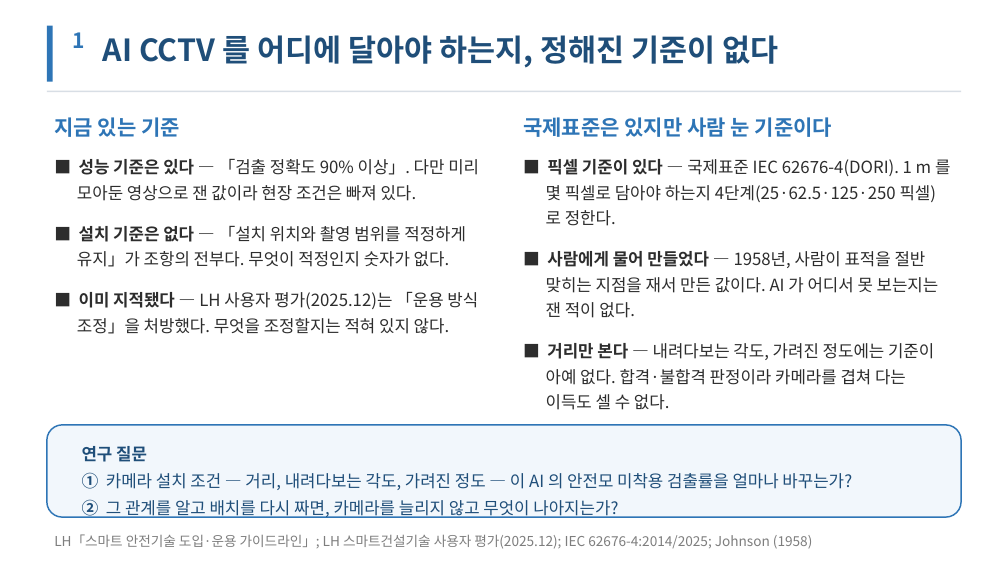
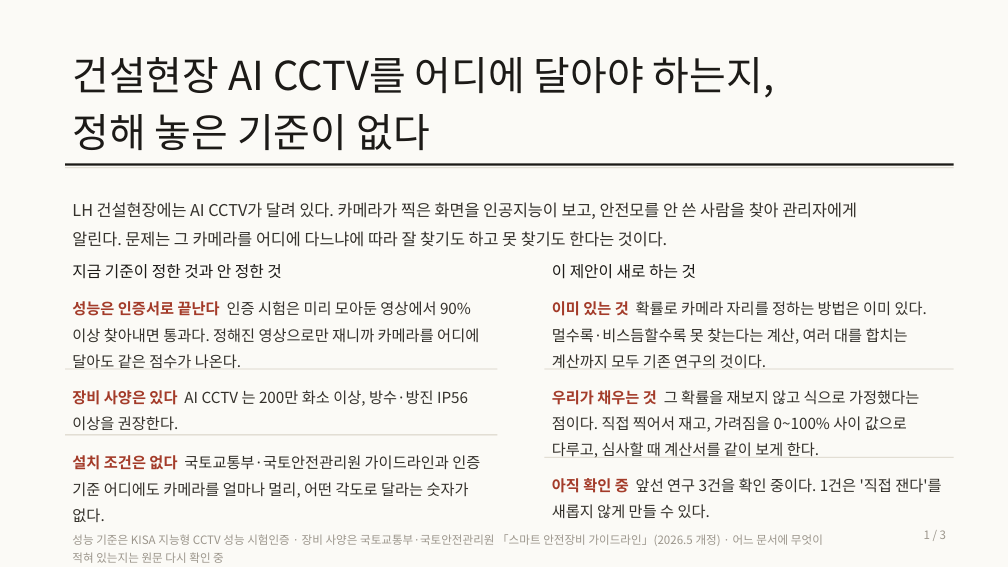
Before and after one commit to pobi04010203/BIGB, a slide deck: slide 1 of outputs/주제설명_3장.pptx. Drawn at 1008x567 pixels with LibreOffice and Linux fonts; fonts in the diff are those of the drawing. Boxes give left, top, right and bottom in pixels: in the first picture for what was removed or moved away, otherwise in the second. Text is boxed around its words. In the diff, an @@ line names an element or a change of style, - is before the commit and + after.

```diff
--- a/outputs/주제설명_3장.pptx
+++ b/outputs/주제설명_3장.pptx
@@ rectangle added at [0,0,1008,567], fill #FBFAF6 @@
@@ rectangle removed at [47,26,52,82] @@
@@ text at [72,57,775,150]: text changed; size 29 to 38 pt; text colour #1F4E79 to #1C1A17; bold off @@
-AI CCTV 를 어디에 달아야 하는지, 정해진 기준이 없다
+건설현장 AI CCTV를 어디에 달아야 하는지,
+정해 놓은 기준이 없다
@@ text removed at [54,117,180,137] @@
-지금 있는 기준
@@ rectangle: place and size @@
-rectangle at [47,91,961,92]
+rectangle at [65,163,954,166]
@@ rectangle at [65,163,954,166]: fill #D8DEE5 to #1C1A17 @@
@@ rectangle added at [65,167,954,168], fill #D5CFC2 @@
@@ text at [72,202,857,247]: text changed; size 20 to 15.5 pt; text colour #2E75B6 to #34312B; bold off @@
-국제표준은 있지만 사람 눈 기준이다
+LH 건설현장에는 AI CCTV가 달려 있다. 카메라가 찍은 화면을 인공지능이 보고, 안전모를 안 쓴 사람을 찾아 관리자에게 알린다. 문제는 그 카메라를 어디에 다느냐에 따라 잘 찾기도 하고 못 찾기도 한다는 것이다.
@@ text at [72,264,281,279]: text changed; size 16 to 15 pt; text colour #2D2D2D to #1C1A17 @@
-■ 성능 기준은 있다 — 「검출 정확도 90% 이상」. 다만 미리 모아둔 영상으로 잰 값이라 현장 조건은 빠져 있다.
-■ 설치 기준은 없다 — 「설치 위치와 촬영 범위를 적정하게 유지」가 조항의 전부다. 무엇이 적정인지 숫자가 없다.
-■ 이미 지적됐다 — LH 사용자 평가(2025.12)는 「운용 방식 조정」을 처방했다. 무엇을 조정할지는 적혀 있지 않다.
+지금 기준이 정한 것과 안 정한 것
@@ text at [552,264,696,279]: text changed; size 16 to 15 pt; text colour #2D2D2D to #1C1A17 @@
-■ 픽셀 기준이 있다 — 국제표준 IEC 62676-4(DORI). 1 m 를 몇 픽셀로 담아야 하는지 4단계(25·62.5·125·250 픽셀)로 정한다.
-■ 사람에게 물어 만들었다 — 1958년, 사람이 표적을 절반 맞히는 지점을 재서 만든 값이다. AI 가 어디서 못 보는지는 잰 적이 없다.
-■ 거리만 본다 — 내려다보는 각도, 가려진 정도에는 기준이 아예 없다. 합격·불합격 판정이라 카메라를 겹쳐 다는 이득도 셀 수 없다.
+이 제안이 새로 하는 것
@@ text added at [72,301,479,369], 14.5 pt, text #34312B @@
+성능은 인증서로 끝난다 인증 시험은 미리 모아둔 영상에서 90% 이상 찾아내면 통과다. 정해진 영상으로만 재니까 카메라를 어디에 달아도 같은 점수가 나온다.
@@ text added at [552,301,927,369], 14.5 pt, text #34312B @@
+이미 있는 것 확률로 카메라 자리를 정하는 방법은 이미 있다. 멀수록·비스듬할수록 못 찾는다는 계산, 여러 대를 합치는 계산까지 모두 기존 연구의 것이다.
@@ rectangle added at [65,368,498,369], fill #D5CFC2 @@
@@ rectangle added at [544,368,954,369], fill #D5CFC2 @@
@@ text added at [72,390,468,430], 14.5 pt, text #34312B @@
+장비 사양은 있다 AI CCTV 는 200만 화소 이상, 방수·방진 IP56 이상을 권장한다.
@@ text added at [552,390,919,458], 14.5 pt, text #34312B @@
+우리가 채우는 것 그 확률을 재보지 않고 식으로 가정했다는 점이다. 직접 찍어서 재고, 가려짐을 0~100% 사이 값으로 다루고, 심사할 때 계산서를 같이 보게 한다.
@@ rounded rectangle removed at [47,425,961,517] @@
@@ rectangle added at [65,435,498,436], fill #D5CFC2 @@
@@ text removed at [82,446,852,518] @@
-연구 질문
-① 카메라 설치 조건 ― 거리, 내려다보는 각도, 가려진 정도 ― 이 AI 의 안전모 미착용 검출률을 얼마나 바꾸는가?
-② 그 관계를 알고 배치를 다시 짜면, 카메라를 늘리지 않고 무엇이 나아지는가?
@@ text added at [72,455,480,498], 14.5 pt, text #34312B @@
+설치 조건은 없다 국토교통부·국토안전관리원 가이드라인과 인증 기준 어디에도 카메라를 얼마나 멀리, 어떤 각도로 달라는 숫자가 없다.
@@ rectangle added at [544,457,954,457], fill #D5CFC2 @@
@@ text added at [552,478,941,518], 14.5 pt, text #34312B @@
+아직 확인 중 앞선 연구 3건을 확인 중이다. 1건은 '직접 잰다'를 새롭지 않게 만들 수 있다.
@@ text removed at [54,534,812,549] @@
-LH「스마트 안전기술 도입·운용 가이드라인」; LH 스마트건설기술 사용자 평가(2025.12); IEC 62676-4:2014/2025; Johnson (1958)
@@ text added at [72,534,823,563], 11 pt, text #9C968C @@
+성능 기준은 KISA 지능형 CCTV 성능 시험인증 · 장비 사양은 국토교통부·국토안전관리원 「스마트 안전장비 가이드라인」(2026.5 개정) · 어느 문서에 무엇이 적혀 있는지는 원문 다시 확인 중
@@ text at [924,530,946,539]: text changed; size 20 to 11 pt; text colour #2E75B6 to #9C968C; bold off @@
-1
+1 / 3
```
Also in this commit, not shown: 2 other slides changed, 5 other files.
